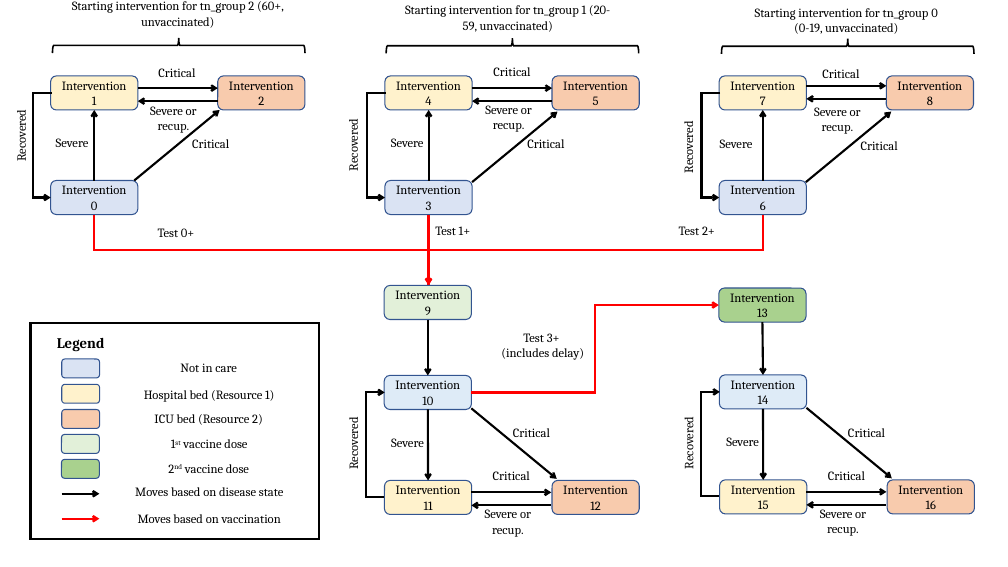
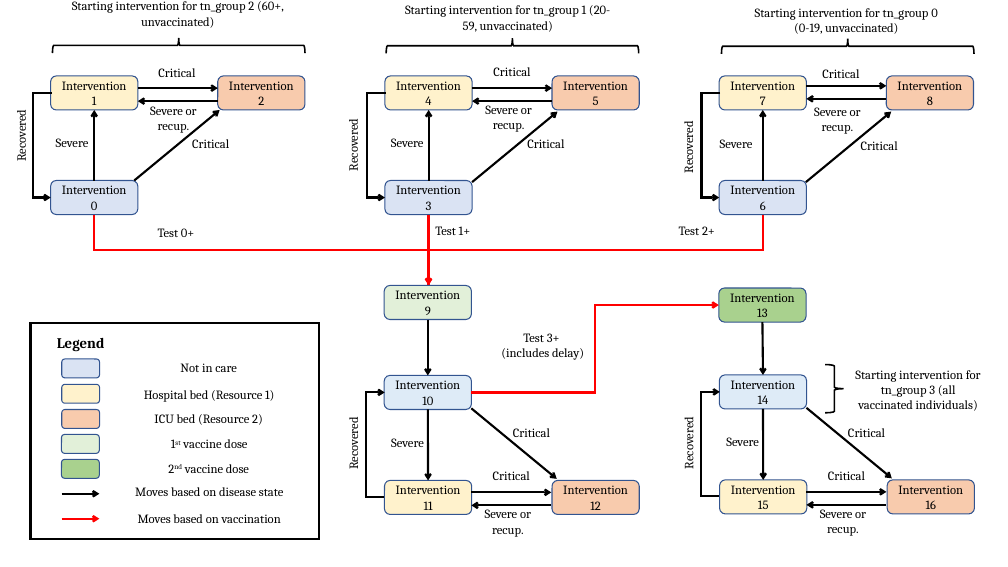
Before and after one commit to KieranFitzmaurice/CEACOV_v10_analysis_scripts, a slide deck: slide 1 of Tamil_Nadu_Two_Dose/CEACOV_Two_Dose_Flowchart.pptx. Drawn at 1008x567 pixels with LibreOffice and Linux fonts; fonts in the diff are those of the drawing. Boxes give left, top, right and bottom in pixels: in the first picture for what was removed or moved away, otherwise in the second. Text is boxed around its words. In the diff, an @@ line names an element or a change of style, - is before the commit and + after.

```diff
--- a/Tamil_Nadu_Two_Dose/CEACOV_Two_Dose_Flowchart.pptx
+++ b/Tamil_Nadu_Two_Dose/CEACOV_Two_Dose_Flowchart.pptx
@@ right brace added at box(826, 364, 844, 413), outline #000000 1.5 pt @@
@@ rounded rectangle added at box(845, 371, 992, 408), 12 pt, text #000000 @@
+Starting intervention for tn_group 3 (all vaccinated individuals)
```
Also in this commit, not shown: 32 other files.
